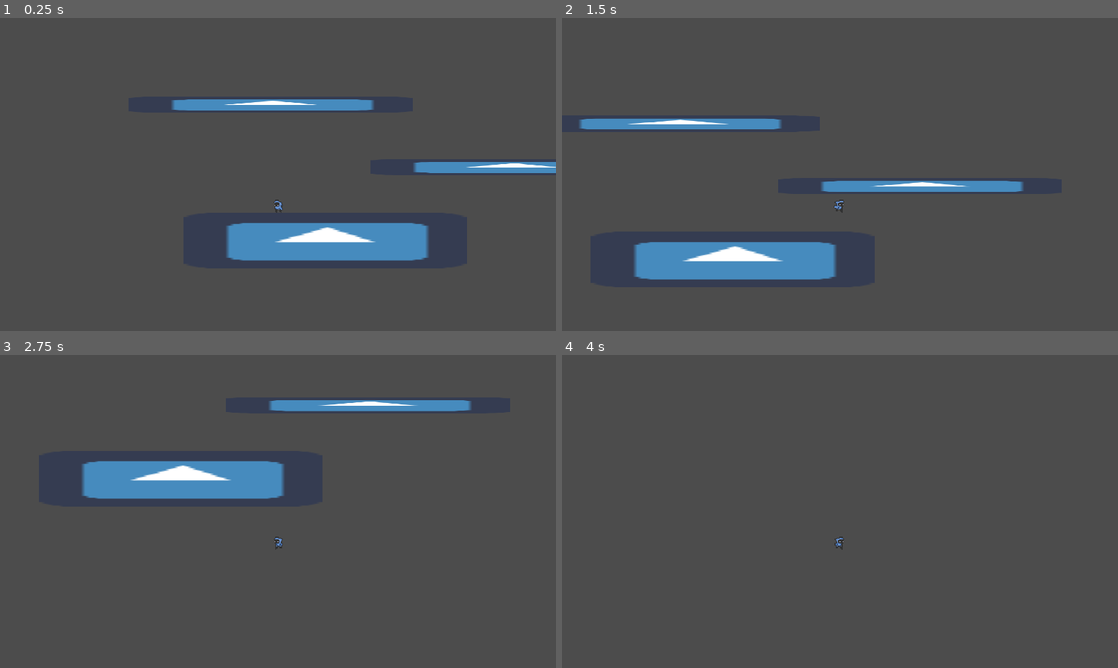
Above: before the commit, frames 1-4 (two rows, left to right).
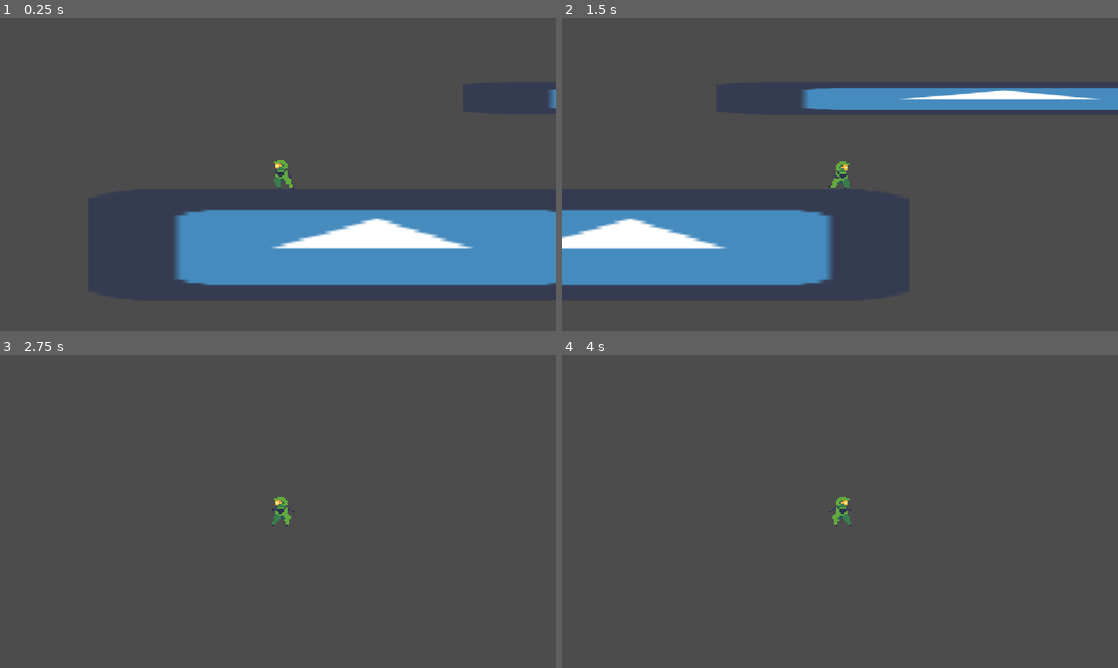
Above: after the commit, the same moments.

Repository: mnursey/Global-Game-Jam-2021
Game: Godot game, scene res://DemoLevel.tscn
Two runs of this game, one before a commit and one after it. Both use one fixed random seed, a clock stepped at 60 frames per second and the inputs below. The engine's default icon, where the game draws it, is replaced by a stand-in: a white triangle on a blue panel in a dark square.
Inputs:
- Up to frame 1 (0.25 s): no input
- Up to frame 2 (1.5 s): tap Enter at 0.5 s; hold D (move_right) from 0.53 s (still down); tap Shift (dash) at 0.6 s; tap Space (jump) at 0.77, 0.8, 1.07, 1.35 s
- Up to frame 3 (2.75 s): tap Space (jump) at 1.52, 1.82, 2.3 s; tap Shift (dash) at 1.55, 2.1 s; release D (move_right) at 2.03 s; hold A (move_left) from 2.03 s (still down)
- Up to frame 4 (4 s): release A (move_left) at 2.78 s; hold D (move_right) from 2.78 s (still down); tap Shift (dash) at 2.85 s; tap Space (jump) at 3.02, 3.32, 3.6, 3.77 s

The runs differ from the first frame. In frame 1, 16% of the frame differs, in the area x 30-100%, y 22-86%; in frame 2, 15%; in frame 3, 5.9%; in frame 4, 0.2%.

Commit message:
added new player sprite

Diff:
--- a/Player.gd
+++ b/Player.gd
@@ -1,10 +1,16 @@
 extends KinematicBody2D
+
+signal health_updated(health)
+signal dead()
 
 const UP = Vector2(0, -1)
 const TILESIZE = 16
 
 var velocity = Vector2()
 var move_speed = 10 * TILESIZE
+
+var max_health = 100
+var health = max_health setget set_health
 
 var gravity
 var fall_gravity
@@ -16,11 +22,11 @@
 var fall_duration = 0.325
 var max_horiz_speed = 225
 
-var max_jumps = 2
-var jumps = 2
+var max_jumps = 1
+var jumps = 1
 
-var max_dashes = 2
-var dashes = 2
+var max_dashes = 1
+var dashes = 1
 var dash_speed = 20 * TILESIZE
 var dash_time = 0.2
 var is_dashing = false
@@ -30,6 +36,7 @@
 onready var anim_player = $AnimationPlayer
 onready var sprite = $Sprite
 onready var dash_timer = $DashTimer
+onready var invincibility_timer = $InvincibilityTimer
 
 func _ready():
 	gravity = 2 * max_jump_height / pow(jump_duration, 2)
@@ -106,3 +113,20 @@
 func _on_DashTimer_timeout():
 	velocity /= 2
 	is_dashing = false
+
+func take_damage(amount):
+	if invincibility_timer.is_stopped():
+		invincibility_timer.start()
+	set_health(health - amount)
+
+func dead():
+	pass
+
+func set_health(value):
+	var prev_health = health
+	health = clamp(value, 0, max_health)
+	if health != prev_health:
+		emit_signal("health_updated", health)
+		if health == 0:
+			dead()
+			emit_signal("dead")
--- a/Player.tscn
+++ b/Player.tscn
@@ -1,13 +1,13 @@
 [gd_scene load_steps=8 format=2]
 
 [ext_resource path="res://Player.gd" type="Script" id=1]
-[ext_resource path="res://herochar sprites(new)/herochar_spritesheet(new).png" type="Texture" id=2]
+[ext_resource path="res://character_master_sheet.png" type="Texture" id=2]
 
 [sub_resource type="CapsuleShape2D" id=1]
 
 [sub_resource type="Animation" id=2]
 resource_name = "fall"
-length = 0.3
+length = 0.1
 loop = true
 tracks/0/type = "value"
 tracks/0/path = NodePath("Sprite:frame")
@@ -16,14 +16,46 @@
 tracks/0/imported = false
 tracks/0/enabled = true
 tracks/0/keys = {
-"times": PoolRealArray( 0, 0.1, 0.2 ),
-"transitions": PoolRealArray( 1, 1, 1 ),
+"times": PoolRealArray( 0 ),
+"transitions": PoolRealArray( 1 ),
 "update": 1,
-"values": [ 48, 49, 50 ]
+"values": [ 21 ]
 }
 
 [sub_resource type="Animation" id=3]
 resource_name = "idle"
+length = 0.6
+loop = true
+tracks/0/type = "value"
+tracks/0/path = NodePath("Sprite:frame")
+tracks/0/interp = 1
+tracks/0/loop_wrap = true
+tracks/0/imported = false
+tracks/0/enabled = true
+tracks/0/keys = {
+"times": PoolRealArray( 0, 0.3 ),
+"transitions": PoolRealArray( 1, 1 ),
+"update": 1,
+"values": [ 27, 28 ]
+}
+
+[sub_resource type="Animation" id=4]
+length = 0.2
+loop = true
+tracks/0/type = "value"
+tracks/0/path = NodePath("Sprite:frame")
+tracks/0/interp = 1
+tracks/0/loop_wrap = true
+tracks/0/imported = false
+tracks/0/enabled = true
+tracks/0/keys = {
+"times": PoolRealArray( 0 ),
+"transitions": PoolRealArray( 1 ),
+"update": 1,
+"values": [ 19 ]
+}
+
+[sub_resource type="Animation" id=5]
 length = 0.8
 loop = true
 tracks/0/type = "value"
@@ -33,58 +65,28 @@
 tracks/0/imported = false
 tracks/0/enabled = true
 tracks/0/keys = {
-"times": PoolRealArray( 0, 0.2, 0.4, 0.6 ),
-"transitions": PoolRealArray( 1, 1, 1, 1 ),
+"times": PoolRealArray( 0, 0.1, 0.2, 0.3, 0.4, 0.5, 0.6, 0.7 ),
+"transitions": PoolRealArray( 1, 1, 1, 1, 1, 1, 1, 1 ),
 "update": 1,
-"values": [ 40, 41, 42, 43 ]
-}
-
-[sub_resource type="Animation" id=4]
-length = 0.3
-loop = true
-tracks/0/type = "value"
-tracks/0/path = NodePath("Sprite:frame")
-tracks/0/interp = 1
-tracks/0/loop_wrap = true
-tracks/0/imported = false
-tracks/0/enabled = true
-tracks/0/keys = {
-"times": PoolRealArray( 0, 0.1, 0.2 ),
-"transitions": PoolRealArray( 1, 1, 1 ),
-"update": 1,
-"values": [ 56, 57, 58 ]
-}
-
-[sub_resource type="Animation" id=5]
-length = 0.6
-loop = true
-tracks/0/type = "value"
-tracks/0/path = NodePath("Sprite:frame")
-tracks/0/interp = 1
-tracks/0/loop_wrap = true
-tracks/0/imported = false
-tracks/0/enabled = true
-tracks/0/keys = {
-"times": PoolRealArray( 0, 0.1, 0.2, 0.3, 0.4, 0.5 ),
-"transitions": PoolRealArray( 1, 1, 1, 1, 1, 1 ),
-"update": 1,
-"values": [ 8, 9, 10, 11, 12, 13 ]
+"values": [ 0, 1, 2, 3, 4, 5, 6, 7 ]
 }
 
 [node name="Player" type="KinematicBody2D"]
 script = ExtResource( 1 )
 
 [node name="CollisionShape2D" type="CollisionShape2D" parent="."]
-scale = Vector2( 0.5, 0.42 )
+scale = Vector2( 0.5, 0.45 )
 shape = SubResource( 1 )
 
 [node name="Sprite" type="Sprite" parent="."]
+position = Vector2( 1.44758, -7.42192 )
 texture = ExtResource( 2 )
-vframes = 15
-hframes = 8
-frame = 8
+vframes = 6
+hframes = 9
+frame = 19
 
 [node name="AnimationPlayer" type="AnimationPlayer" parent="."]
+playback_speed = 1.5
 anims/fall = SubResource( 2 )
 anims/idle = SubResource( 3 )
 anims/jump = SubResource( 4 )
@@ -92,8 +94,12 @@
 
 [node name="Camera2D" type="Camera2D" parent="."]
 current = true
-offset_v = -1.0
+zoom = Vector2( 0.5, 0.5 )
 
 [node name="DashTimer" type="Timer" parent="."]
 one_shot = true
+
+[node name="InvincibilityTimer" type="Timer" parent="."]
+wait_time = 0.8
+one_shot = true
 [connection signal="timeout" from="DashTimer" to="." method="_on_DashTimer_timeout"]
Binary file added: character_master_sheet.png
Not shown, added: character_master_sheet.png.import
